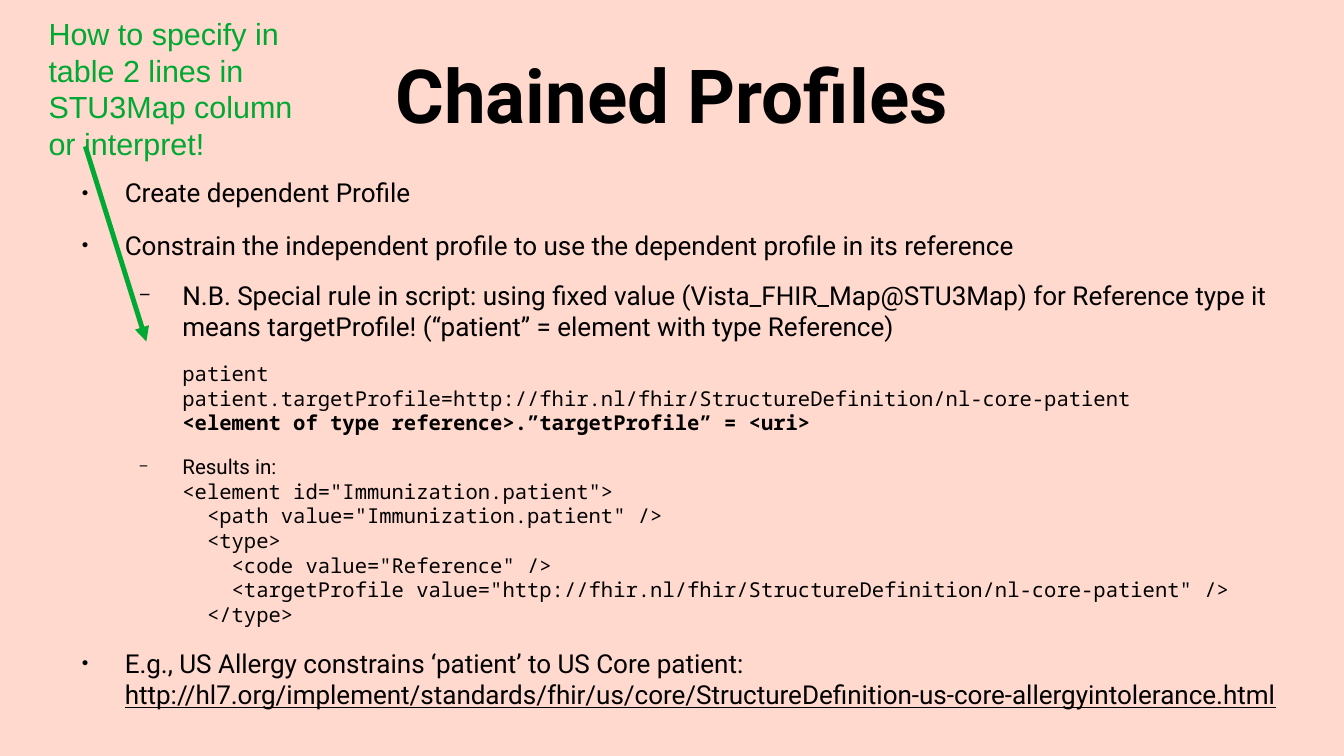
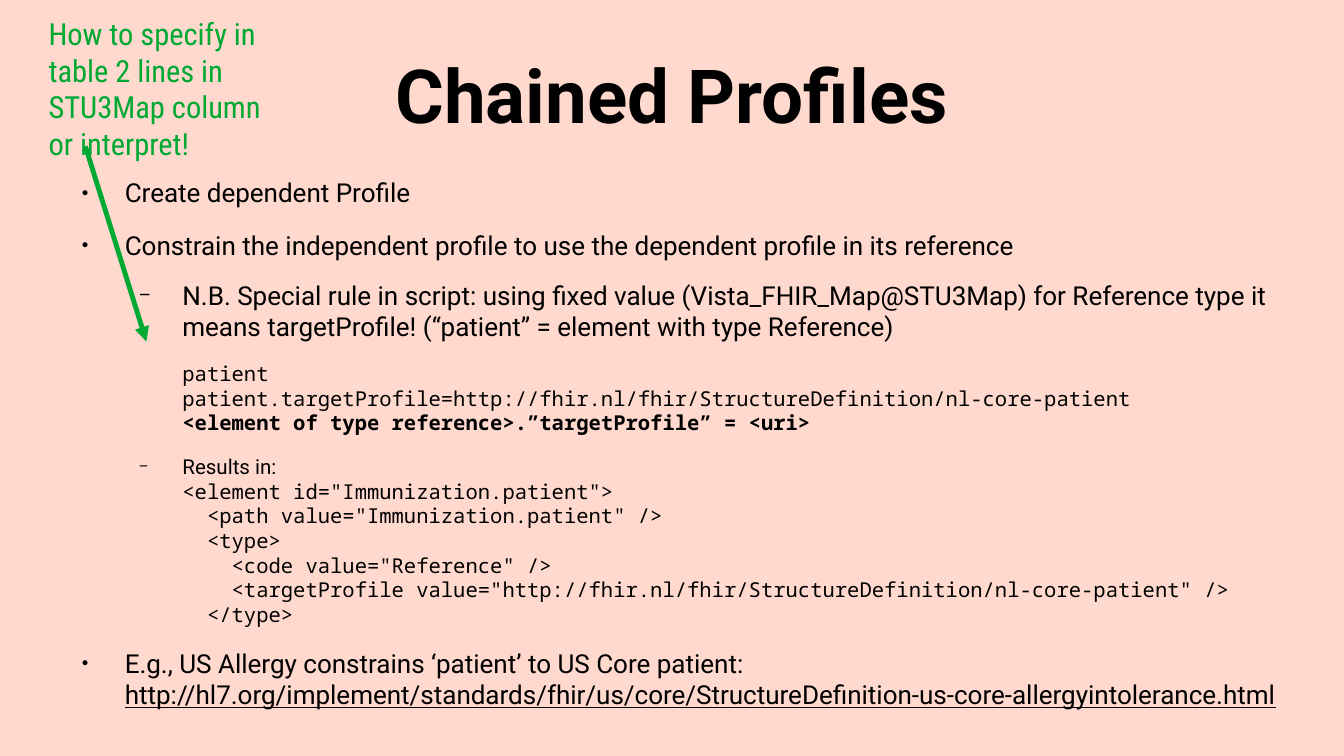
Before and after one commit to mvdzel/vha-ampl-fhir-ig, a slide deck: slide 17 of Documentation/docu.odp (slide 15 before the commit). Drawn at 1344x756 pixels with LibreOffice and Linux fonts; fonts in the diff are those of the drawing. Boxes give left, top, right and bottom in pixels: in the first picture for what was removed or moved away, otherwise in the second. Text is boxed around its words. In the diff, an @@ line names an element or a change of style, - is before the commit and + after.

```diff
--- a/Documentation/docu.odp
+++ b/Documentation/docu.odp
@@ text "How to specify in table ..." at [49, 22, 261, 162]: font Arial to Roboto Condensed @@
```
Also in this commit, not shown: 2 other slides changed, 2 slides added, 2 other files.
